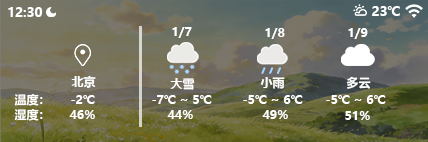
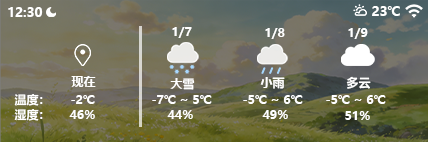
Layered file, before and after one edit (428 × 142). Changes by layer:
renamed "北京" to "现在", painted on it over <box>71,75,96,88</box>